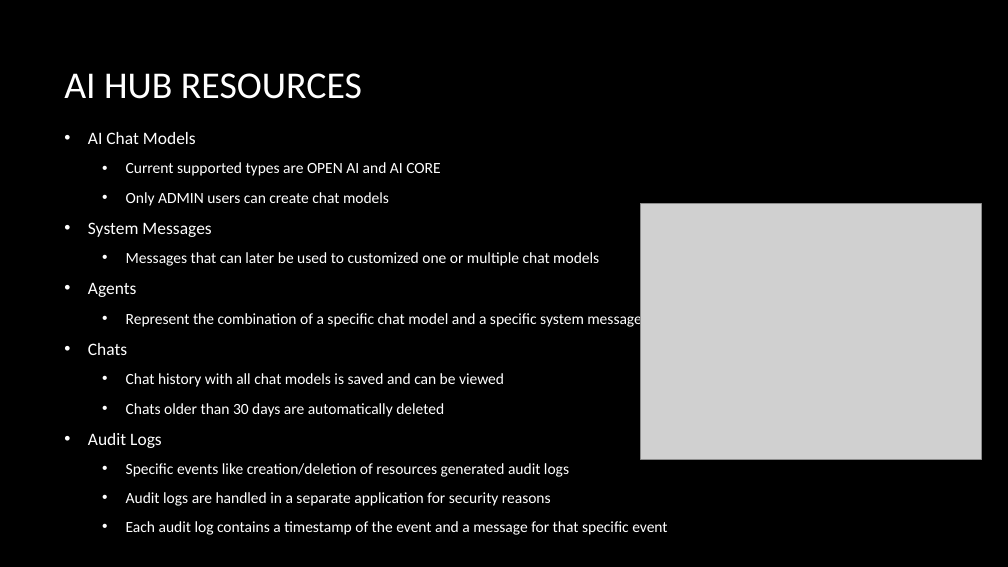
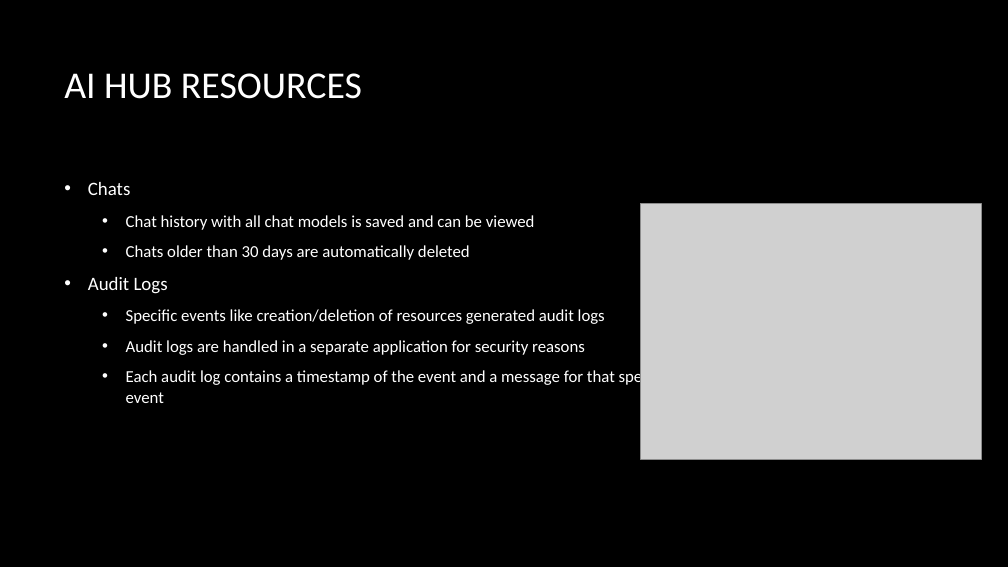
Before and after one commit to alexaytov/ai-hub, a slide deck: slide 4 of Presentation.pptx (slide 3 before the commit). Drawn at 1008x567 pixels with LibreOffice and Linux fonts; fonts in the diff are those of the drawing; grey boxes stand for pictures; background and template pictures are left out. Boxes give left, top, right and bottom in pixels: in the first picture for what was removed or moved away, otherwise in the second. Text is boxed around its words. In the diff, an @@ line names an element or a change of style, - is before the commit and + after.

Commit message:
Update presentation

```diff
--- a/Presentation.pptx
+++ b/Presentation.pptx
@@ text "Chats" at box(88, 182, 670, 403): size 16.6 to 18 pt in "Chats", "Audit Logs"; size 14.8 to 16 pt @@
@@ text at box(88, 132, 642, 329): paragraphs removed @@
-• AI Chat Models
-  • Current supported types are OPEN AI and AI CORE
-  • Only ADMIN users can create chat models
-• System Messages
-  • Messages that can later be used to customized one or multiple chat models
-• Agents
-  • Represent the combination of a specific chat model and a specific system message
```
Also in this commit, not shown: 1 other slide changed, 1 slide added.
